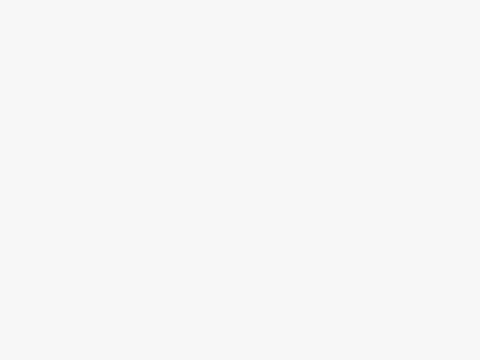
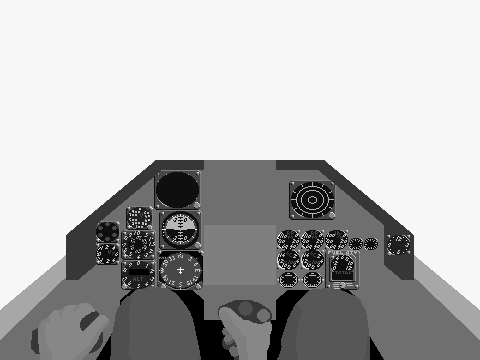
The second w=480, h=360 image is a revision of the first. Changes to its layers:
showed group "Pilot" (9 layers) over box(31, 286, 440, 360)
showed "Legs" over box(110, 286, 370, 360)
showed "TornadoADV_Hood", painted on it over box(66, 160, 414, 280)
showed "TornadoADV_Bkgr", painted on it over box(95, 170, 410, 290)
showed "TornadoADV_Frame", painted on it over box(0, 160, 480, 360)
